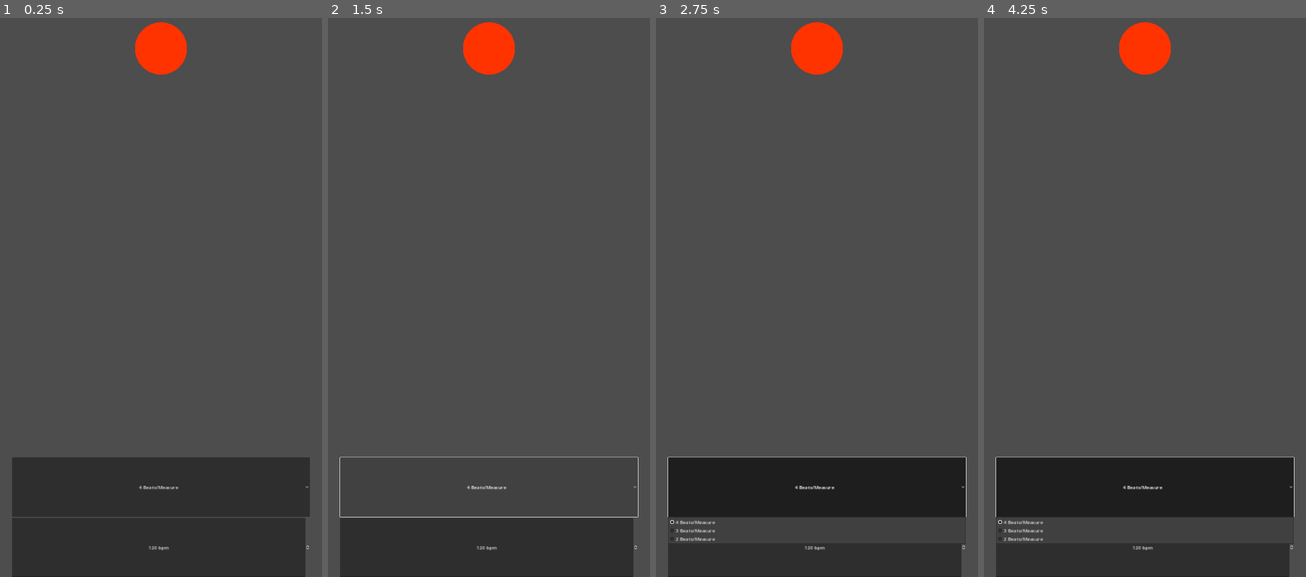
Above: before the commit, frames 1-4 (left to right).
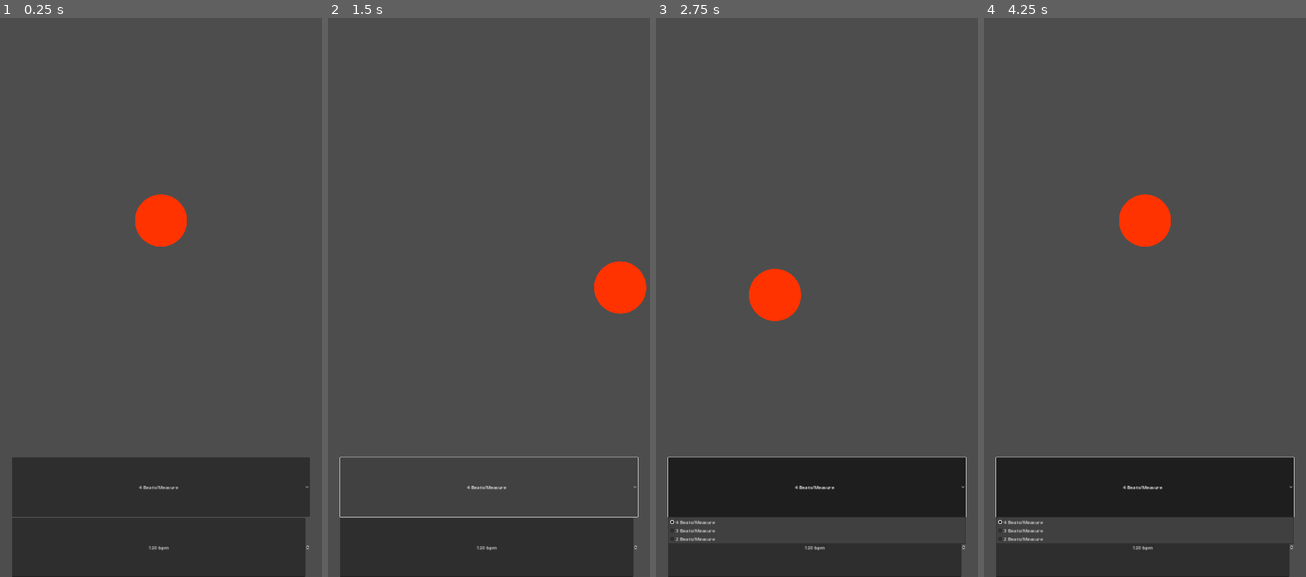
Above: after the commit, the same moments.

Repository: hackerkid27/virtual-conductor
Game: Godot game, scene res://scenes/Main.tscn
Same seed, same stepped clock (60 frames per second), same inputs: the game is played once before the commit and once after it.
Inputs:
- Up to frame 1 (0.25 s): no input
- Up to frame 2 (1.5 s): click "4 Beats/Measure" at 0.5 s; click "4 Beats/Measure" at 1.25 s
- Up to frame 3 (2.75 s): click "4 Beats/Measure" at 2 s
- Up to frame 4 (4.25 s): no input

The runs differ from the first frame. In frame 1, 2.4% of the frame differs, in the area x 42-58%, y 0-41%; in frame 2, 2.4%, in the area x 42-99%, y 0-53%; in frame 3, 2.4%; in frame 4, 2.4%.

Commit message:
Fix animation load error

Diff:
--- a/scenes/Animation.tscn
+++ b/scenes/Animation.tscn
@@ -1,21 +1,6 @@
-[gd_scene load_steps=10 format=3 uid="uid://c1sy7ss0tx7kf"]
+[gd_scene load_steps=9 format=3 uid="uid://c1sy7ss0tx7kf"]
 
 [ext_resource type="Texture2D" uid="uid://bndsg5lf3xcyf" path="res://assets/marker-orange.png" id="1_ehj0r"]
-
-[sub_resource type="Animation" id="Animation_yj75l"]
-length = 0.001
-tracks/0/type = "value"
-tracks/0/imported = false
-tracks/0/enabled = true
-tracks/0/path = NodePath("AnimationPlayer/Beat2/PathFollow2D:progress_ratio")
-tracks/0/interp = 1
-tracks/0/loop_wrap = true
-tracks/0/keys = {
-"times": PackedFloat32Array(0),
-"transitions": PackedFloat32Array(1),
-"update": 0,
-"values": [0.409]
-}
 
 [sub_resource type="Animation" id="Animation_58wnk"]
 resource_name = "beat-2"
@@ -24,7 +9,7 @@
 tracks/0/type = "value"
 tracks/0/imported = false
 tracks/0/enabled = true
-tracks/0/path = NodePath("AnimationPlayer/Beat2/PathFollow2D:progress_ratio")
+tracks/0/path = NodePath("Animation/Beat2/PathFollow2D:progress_ratio")
 tracks/0/interp = 1
 tracks/0/loop_wrap = true
 tracks/0/keys = {
@@ -42,7 +27,7 @@
 tracks/0/type = "value"
 tracks/0/imported = false
 tracks/0/enabled = true
-tracks/0/path = NodePath("AnimationPlayer/Beat3/PathFollow2D:progress_ratio")
+tracks/0/path = NodePath("Animation/Beat3/PathFollow2D:progress_ratio")
 tracks/0/interp = 1
 tracks/0/loop_wrap = true
 tracks/0/keys = {
@@ -60,7 +45,7 @@
 tracks/0/type = "value"
 tracks/0/imported = false
 tracks/0/enabled = true
-tracks/0/path = NodePath("AnimationPlayer/Beat4/PathFollow2D:progress_ratio")
+tracks/0/path = NodePath("Animation/Beat4/PathFollow2D:progress_ratio")
 tracks/0/interp = 1
 tracks/0/loop_wrap = true
 tracks/0/keys = {
@@ -72,7 +57,6 @@
 
 [sub_resource type="AnimationLibrary" id="AnimationLibrary_q3qps"]
 _data = {
-"RESET": SubResource("Animation_yj75l"),
 "beat-2": SubResource("Animation_58wnk"),
 "beat-3": SubResource("Animation_4wxcf"),
 "beat-4": SubResource("Animation_d7r7w")
@@ -96,10 +80,11 @@
 }
 point_count = 3
 
-[node name="AnimationPlayer" type="AnimationPlayer"]
+[node name="Animation" type="AnimationPlayer"]
 libraries = {
 "": SubResource("AnimationLibrary_q3qps")
 }
+autoplay = "beat-4"
 
 [node name="Beat4" type="Path2D" parent="."]
 curve = SubResource("Curve2D_pghrg")
@@ -130,9 +115,9 @@
 metadata/_edit_group_ = true
 
 [node name="PathFollow2D" type="PathFollow2D" parent="Beat2"]
-position = Vector2(599.331, 1219.24)
-rotation = 0.0168
-progress = 1199.67
+position = Vector2(662.807, 1094.19)
+rotation = 3.12892
+progress = 1809.77
 
 [node name="Sprite2D" type="Sprite2D" parent="Beat2/PathFollow2D"]
 texture = ExtResource("1_ehj0r")
--- a/scripts/main.gd
+++ b/scripts/main.gd
@@ -10,7 +10,7 @@
 
 
 func _ready() -> void:
-	animator.play("beat-4")
+	animator.current_animation = animations[0]
 
 
 func _on_ui_beat_changed(new_beat: int) -> void:
